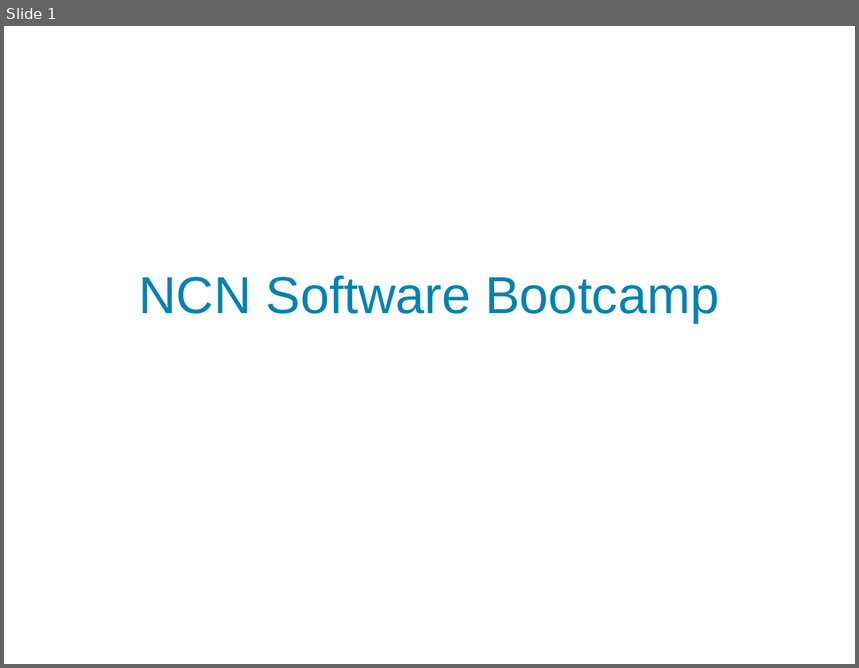
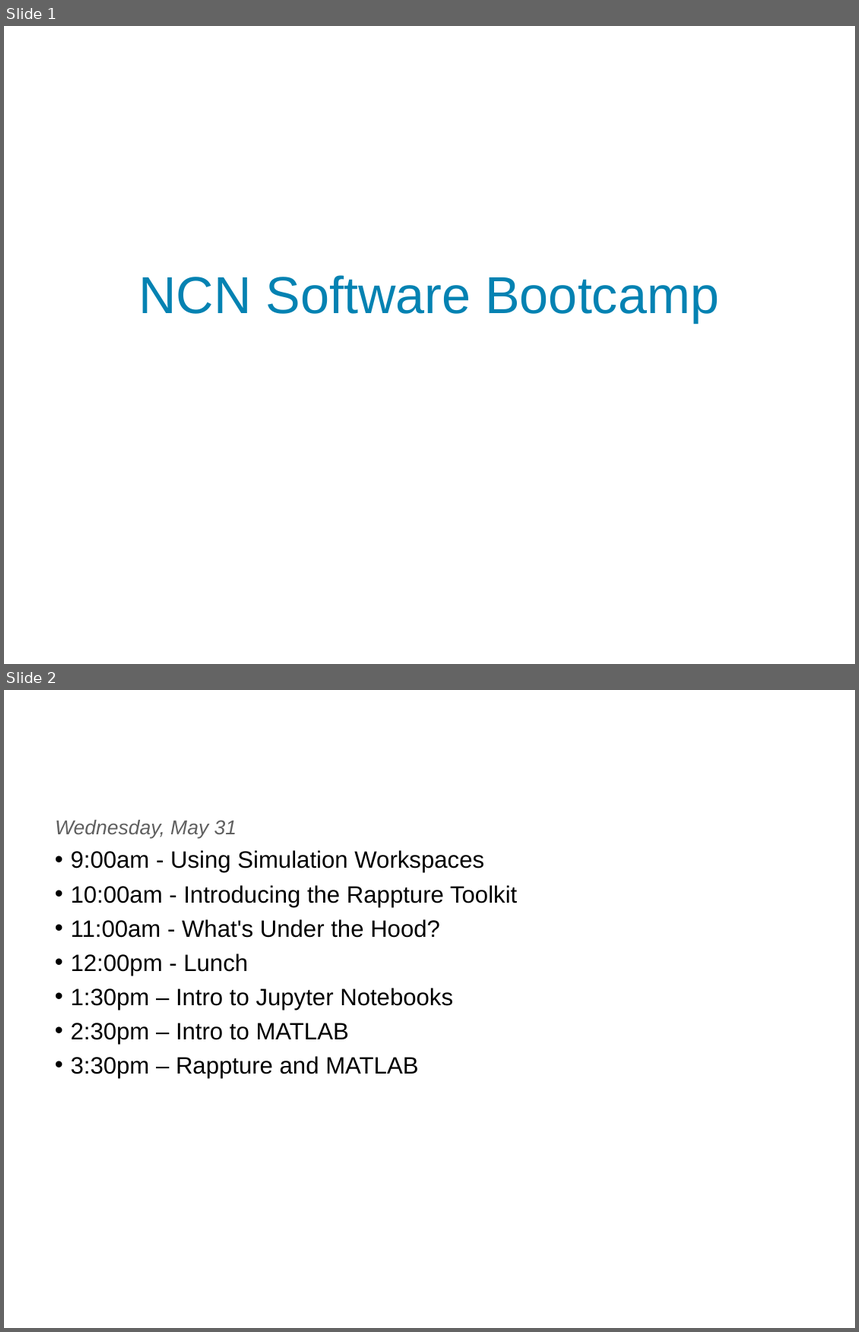
Before and after one commit to codedsk/ncnsoftwarebootcamp, a slide deck: Agenda.odp. Shown one above the other, each under a label of ours: slide 1 before the commit, slides 1 and 2 after it. The pictures are 859x668 and 859x1332 pixels, drawn with LibreOffice and Linux fonts; fonts in the diff are those of the drawing; background and template pictures are left out. Boxes give left, top, right and bottom in pixels: in the first picture for what was removed or moved away, otherwise in the second. Text is boxed around its words. In the diff, an @@ line names an element or a change of style, - is before the commit and + after.

```diff
--- a/Agenda.odp
+++ b/Agenda.odp
@@ slide 2 added at box(4, 690, 855, 1328), background #FFFFFF @@
@@ text added at box(55, 820, 517, 1078), 20 pt, text #000000 @@
+Wednesday, May 31
+• 9:00am - Using Simulation Workspaces
+• 10:00am - Introducing the Rappture Toolkit
+• 11:00am - What's Under the Hood?
+• 12:00pm - Lunch
+• 1:30pm – Intro to Jupyter Notebooks
+• 2:30pm – Intro to MATLAB
+• 3:30pm – Rappture and MATLAB
```
Also in this commit, not shown: 1 slide changed, 2 other slides added, 1 slide removed.
